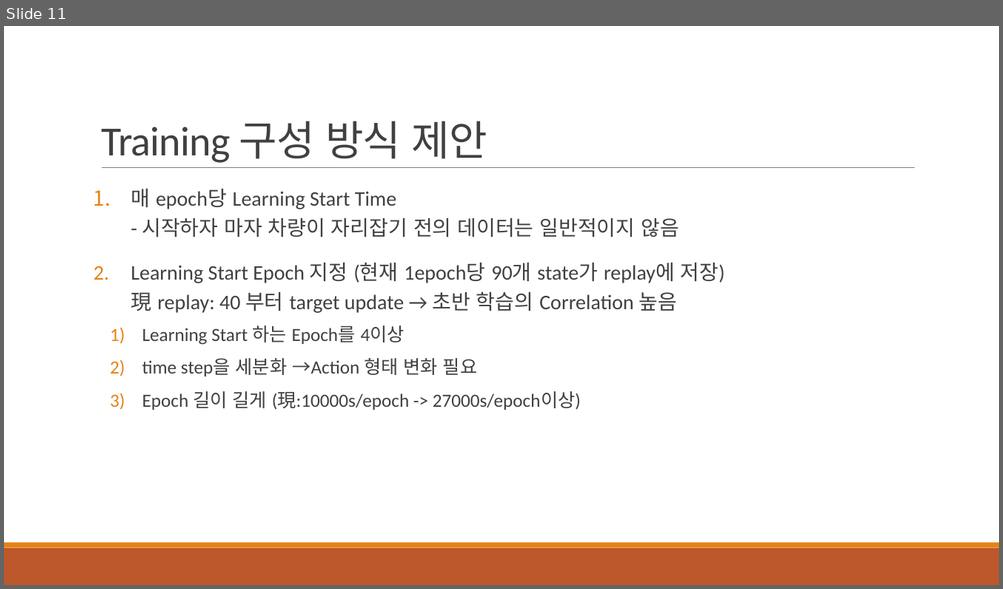
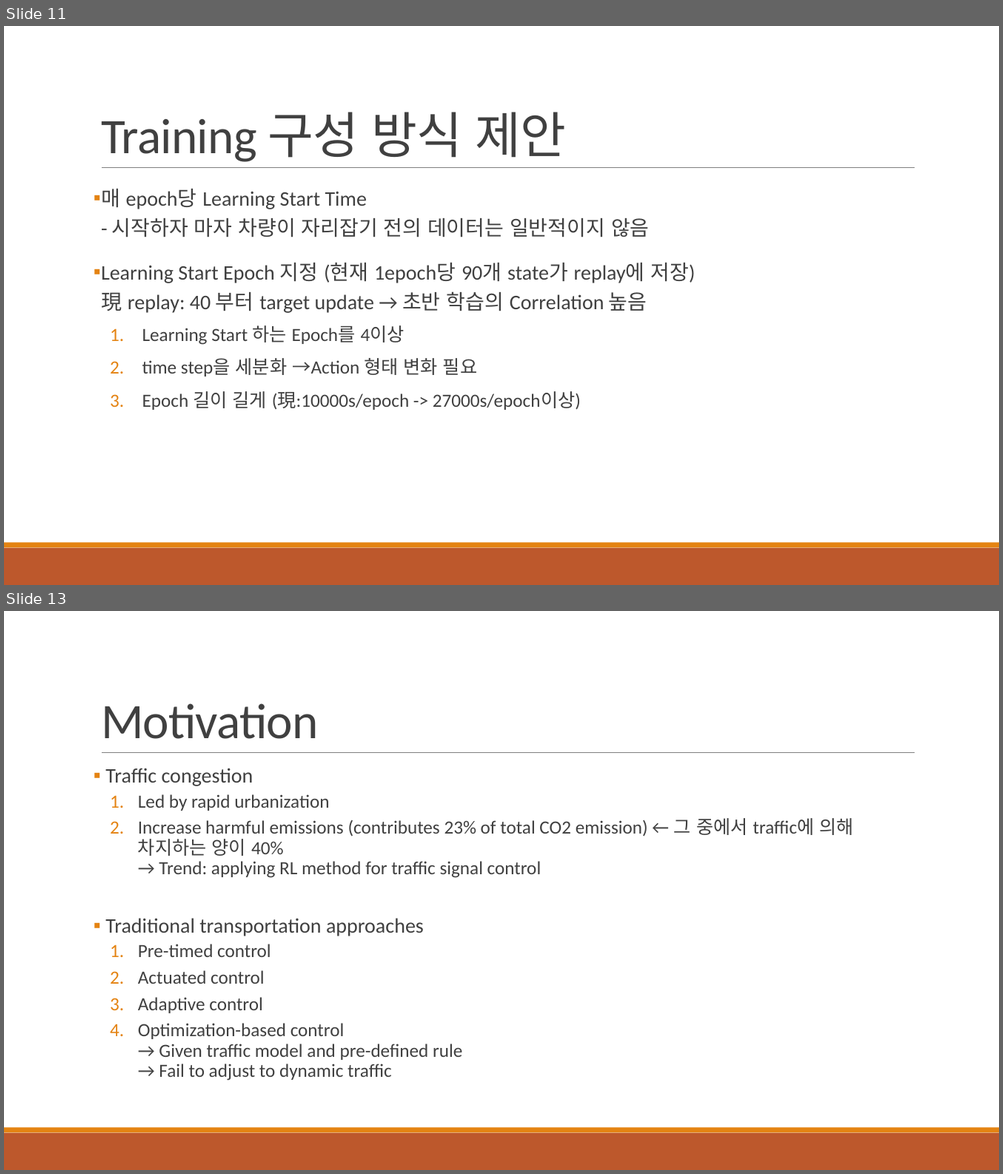
Before and after one commit to 3neutronstar/traffic-optimization_RL, a slide deck: 1st_Seminar(강민수).pptx. Shown one above the other, each under a label of ours: slide 11 before the commit, slides 11 and 13 after it; the slides between them are not shown. The pictures are 1003x589 and 1003x1174 pixels, drawn with LibreOffice and Linux fonts; fonts in the diff are those of the drawing. Boxes give left, top, right and bottom in pixels: in the first picture for what was removed or moved away, otherwise in the second. Text is boxed around its words. In the diff, an @@ line names an element or a change of style, - is before the commit and + after.

Commit message:
add the Toward a traffic light paper contents to pptx

```diff
--- a/1st_Seminar(강민수).pptx
+++ b/1st_Seminar(강민수).pptx
@@ slide 13 added at (4,611,999,1170), background #FFFFFF; not listed: 3 template elements that a slide beside it also shows @@
@@ title added at (101,703,318,739), 48 pt, text #404040 @@
+Motivation
@@ text added at (105,768,853,1081), 18 pt, text #404040 @@
+▪ Traffic congestion
+  1. Led by rapid urbanization
+  2. Increase harmful emissions (contributes 23% of total CO2 emission) ← 그 중에서 traffic에 의해 차지하는 양이 40%
+     → Trend: applying RL method for traffic signal control
+▪ Traditional transportation approaches
+  1. Pre-timed control
+  2. Actuated control
+  3. Adaptive control
+  4. Optimization-based control
+     → Given traffic model and pre-defined rule
+     → Fail to adjust to dynamic traffic
@@ slide 11 changed as well @@
@@ title "Training 구성 방식 제안" at (101,112,566,162): size 40 to 48 pt @@
@@ text "매 epoch당 Learning Start Time ..." at (101,189,695,410): bullet 1. to ▪; bullet 1) to 1. @@
```
Also in this commit, not shown: 9 other slides changed, 12 other slides added.
